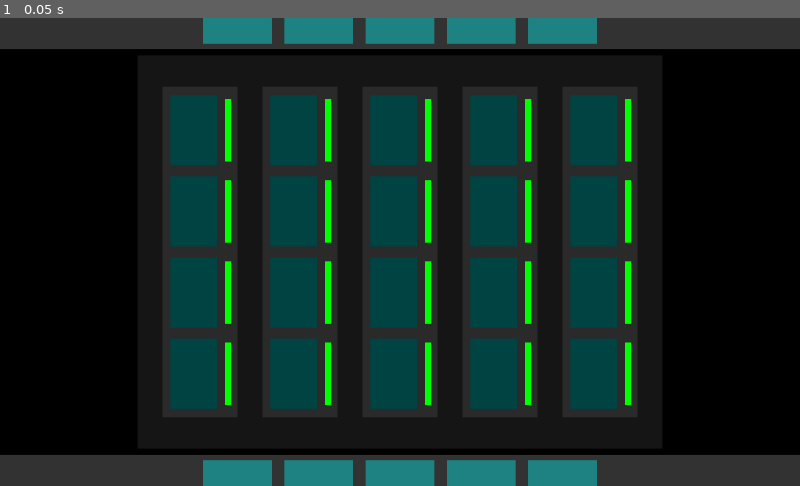
Above: before the commit, frame 1.
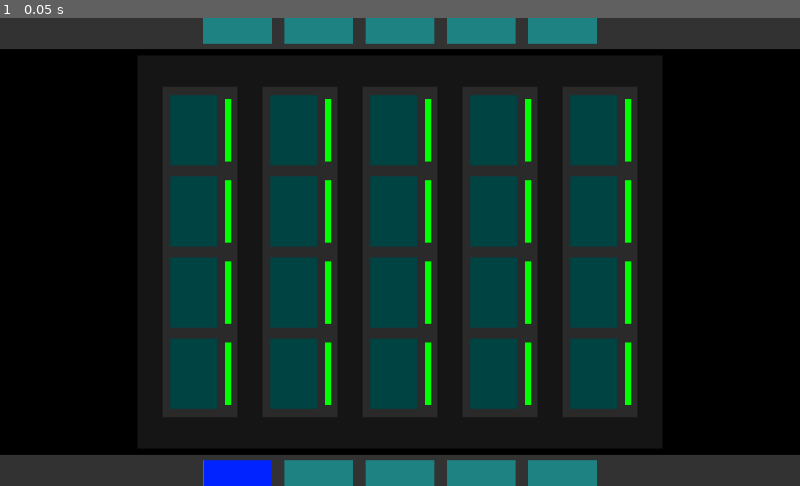
Above: after the commit, the same moment.

Repository: justinwash/Ludum-Dare-46
Game: Godot game, scene res://game.tscn
The game is run twice, just before and just after one commit, with the same random seed, the same clock (stepped at 60 frames per second) and the same inputs.
Inputs:
- Up to frame 1 (0.05 s): no input

The runs differ from the first frame. In frame 1, 0.5% of the frame differs, in the area x 25-34%, y 94-100%.

Commit message:
draggable cards

Diff:
--- a/game/board/board.tscn
+++ b/game/board/board.tscn
@@ -8,6 +8,7 @@
 [node name="Background" type="ColorRect" parent="."]
 margin_right = 1024.0
 margin_bottom = 608.0
+mouse_filter = 2
 color = Color( 0, 0, 0, 1 )
 __meta__ = {
 "_edit_use_anchors_": false
@@ -18,6 +19,7 @@
 margin_top = 48.0
 margin_right = 848.0
 margin_bottom = 552.0
+mouse_filter = 2
 color = Color( 0.0823529, 0.0823529, 0.0823529, 1 )
 __meta__ = {
 "_edit_use_anchors_": false
@@ -30,10 +32,12 @@
 [node name="Lane1" parent="Lanes" instance=ExtResource( 2 )]
 margin_left = 208.0
 margin_right = 304.0
+mouse_filter = 2
 
 [node name="Lane2" parent="Lanes" instance=ExtResource( 2 )]
 margin_left = 336.0
 margin_right = 432.0
+mouse_filter = 2
 
 [node name="Lane3" parent="Lanes" instance=ExtResource( 2 )]
 margin_left = 464.0
--- a/game/board/lane/lane.tscn
+++ b/game/board/lane/lane.tscn
@@ -8,6 +8,7 @@
 margin_right = 440.0
 margin_bottom = 512.0
 rect_pivot_offset = Vector2( 24, 112 )
+mouse_filter = 2
 color = Color( 0.168627, 0.164706, 0.164706, 1 )
 __meta__ = {
 "_edit_use_anchors_": false
--- a/game/card/card.gd
+++ b/game/card/card.gd
@@ -1,4 +1,15 @@
-extends Node2D
+extends KinematicBody2D
 
-func _ready():
-	pass
+# Pickable needs to be selected from the inspector
+
+var can_grab = false
+var grabbed_offset = Vector2()
+
+func _input_event(viewport, event, shape_idx):
+	if event is InputEventMouseButton:
+		can_grab = event.pressed
+		grabbed_offset = position - get_global_mouse_position()
+
+func _process(delta):
+	if Input.is_mouse_button_pressed(BUTTON_LEFT) and can_grab:
+		position = get_global_mouse_position() + grabbed_offset
--- a/game/card/card.tscn
+++ b/game/card/card.tscn
@@ -1,6 +1,19 @@
-[gd_scene load_steps=2 format=2]
+[gd_scene load_steps=4 format=2]
 
 [ext_resource path="res://card/card.gd" type="Script" id=1]
+[ext_resource path="res://card/placeholders/placeholder-player.png" type="Texture" id=2]
 
-[node name="Card" type="Node2D"]
+[sub_resource type="RectangleShape2D" id=1]
+extents = Vector2( 104, 152 )
+
+[node name="Card" type="KinematicBody2D"]
+input_pickable = true
 script = ExtResource( 1 )
+
+[node name="CollisionShape2D" type="CollisionShape2D" parent="."]
+position = Vector2( 104, 152 )
+shape = SubResource( 1 )
+
+[node name="Art" type="Sprite" parent="."]
+position = Vector2( 104, 152 )
+texture = ExtResource( 2 )
--- a/game/deck/deck.tscn
+++ b/game/deck/deck.tscn
@@ -7,23 +7,34 @@
 script = ExtResource( 1 )
 
 [node name="Card" parent="." instance=ExtResource( 2 )]
+visible = false
 
 [node name="Card2" parent="." instance=ExtResource( 2 )]
+visible = false
 
 [node name="Card3" parent="." instance=ExtResource( 2 )]
+visible = false
 
 [node name="Card4" parent="." instance=ExtResource( 2 )]
+visible = false
 
 [node name="Card5" parent="." instance=ExtResource( 2 )]
+visible = false
 
 [node name="Card6" parent="." instance=ExtResource( 2 )]
+visible = false
 
 [node name="Card7" parent="." instance=ExtResource( 2 )]
+visible = false
 
 [node name="Card8" parent="." instance=ExtResource( 2 )]
+visible = false
 
 [node name="Card9" parent="." instance=ExtResource( 2 )]
+visible = false
 
 [node name="Card10" parent="." instance=ExtResource( 2 )]
+visible = false
 
 [node name="Card11" parent="." instance=ExtResource( 2 )]
+visible = false
--- a/game/game.tscn
+++ b/game/game.tscn
@@ -6,6 +6,7 @@
 [ext_resource path="res://utilities/finitestatemachine/statemachine.tscn" type="PackedScene" id=4]
 [ext_resource path="res://deck/deck.tscn" type="PackedScene" id=5]
 [ext_resource path="res://board/board.tscn" type="PackedScene" id=6]
+[ext_resource path="res://card/card.tscn" type="PackedScene" id=7]
 
 [node name="Game" type="Node2D"]
 script = ExtResource( 2 )
@@ -14,8 +15,15 @@
 
 [node name="Board" parent="." instance=ExtResource( 6 )]
 
-[node name="Deck" parent="." instance=ExtResource( 5 )]
+[node name="Player" parent="." instance=ExtResource( 3 )]
+z_index = 1
 
-[node name="Player" parent="." instance=ExtResource( 3 )]
+[node name="Deck" parent="Player" instance=ExtResource( 5 )]
 
 [node name="Opponent" parent="." instance=ExtResource( 1 )]
+
+[node name="Deck" parent="Opponent" instance=ExtResource( 5 )]
+
+[node name="Card" parent="." instance=ExtResource( 7 )]
+position = Vector2( 254.245, 517.635 )
+scale = Vector2( 0.435, 0.435 )
--- a/game/player/opponent.tscn
+++ b/game/player/opponent.tscn
@@ -24,6 +24,7 @@
 modulate = Color( 1, 1, 1, 0.392157 )
 position = Vector2( 304, 592 )
 scale = Vector2( 0.435255, 0.435255 )
+z_as_relative = false
 texture = ExtResource( 2 )
 
 [node name="Slot2" type="Sprite" parent="Hand"]
--- a/game/player/player.tscn
+++ b/game/player/player.tscn
@@ -1,53 +1,63 @@
-[gd_scene load_steps=3 format=2]
+[gd_scene load_steps=4 format=2]
 
 [ext_resource path="res://utilities/finitestatemachine/statemachine.tscn" type="PackedScene" id=1]
 [ext_resource path="res://card/placeholders/placeholder-open.png" type="Texture" id=2]
+[ext_resource path="res://card/card.tscn" type="PackedScene" id=3]
 
-[node name="Player" type="Node"]
+[node name="Player" type="Node2D"]
 
 [node name="StateMachine" parent="." instance=ExtResource( 1 )]
 
 [node name="Hand" type="Node2D" parent="."]
-position = Vector2( 0, 40 )
 
-[node name="Background" type="ColorRect" parent="Hand"]
+[node name="Outline" type="Node2D" parent="Hand"]
+
+[node name="Background" type="ColorRect" parent="Hand/Outline"]
 margin_left = -16.0
-margin_top = 520.0
+margin_top = 560.0
 margin_right = 1040.0
-margin_bottom = 664.0
+margin_bottom = 704.0
+mouse_filter = 2
 color = Color( 1, 1, 1, 0.196078 )
 __meta__ = {
 "_edit_use_anchors_": false
 }
 
-[node name="Slot1" type="Sprite" parent="Hand"]
+[node name="Slot1" type="Sprite" parent="Hand/Outline"]
 modulate = Color( 1, 1, 1, 0.392157 )
-position = Vector2( 304, 592 )
+position = Vector2( 304, 632 )
 scale = Vector2( 0.435255, 0.435255 )
 texture = ExtResource( 2 )
 
-[node name="Slot2" type="Sprite" parent="Hand"]
+[node name="Slot2" type="Sprite" parent="Hand/Outline"]
 modulate = Color( 1, 1, 1, 0.392157 )
-position = Vector2( 408, 592 )
+position = Vector2( 408, 632 )
 scale = Vector2( 0.435255, 0.435255 )
 texture = ExtResource( 2 )
 
-[node name="Slot3" type="Sprite" parent="Hand"]
+[node name="Slot3" type="Sprite" parent="Hand/Outline"]
 modulate = Color( 1, 1, 1, 0.392157 )
-position = Vector2( 512, 592 )
+position = Vector2( 512, 632 )
 scale = Vector2( 0.435255, 0.435255 )
 texture = ExtResource( 2 )
 
-[node name="Slot4" type="Sprite" parent="Hand"]
+[node name="Slot4" type="Sprite" parent="Hand/Outline"]
 modulate = Color( 1, 1, 1, 0.392157 )
-position = Vector2( 616, 592 )
+position = Vector2( 616, 632 )
 scale = Vector2( 0.435255, 0.435255 )
 texture = ExtResource( 2 )
 
-[node name="Slot5" type="Sprite" parent="Hand"]
+[node name="Slot5" type="Sprite" parent="Hand/Outline"]
 modulate = Color( 1, 1, 1, 0.392157 )
-position = Vector2( 720, 592 )
+position = Vector2( 720, 632 )
 scale = Vector2( 0.435255, 0.435255 )
 texture = ExtResource( 2 )
 
+[node name="Cards" type="Node2D" parent="Hand"]
+
+[node name="Card" parent="Hand/Cards" instance=ExtResource( 3 )]
+position = Vector2( 258.878, 566.192 )
+scale = Vector2( 0.435, 0.435 )
+z_index = 1
+
 [editable path="StateMachine"]
Not shown: 1 places in game/game.tscn that only renumber resources
